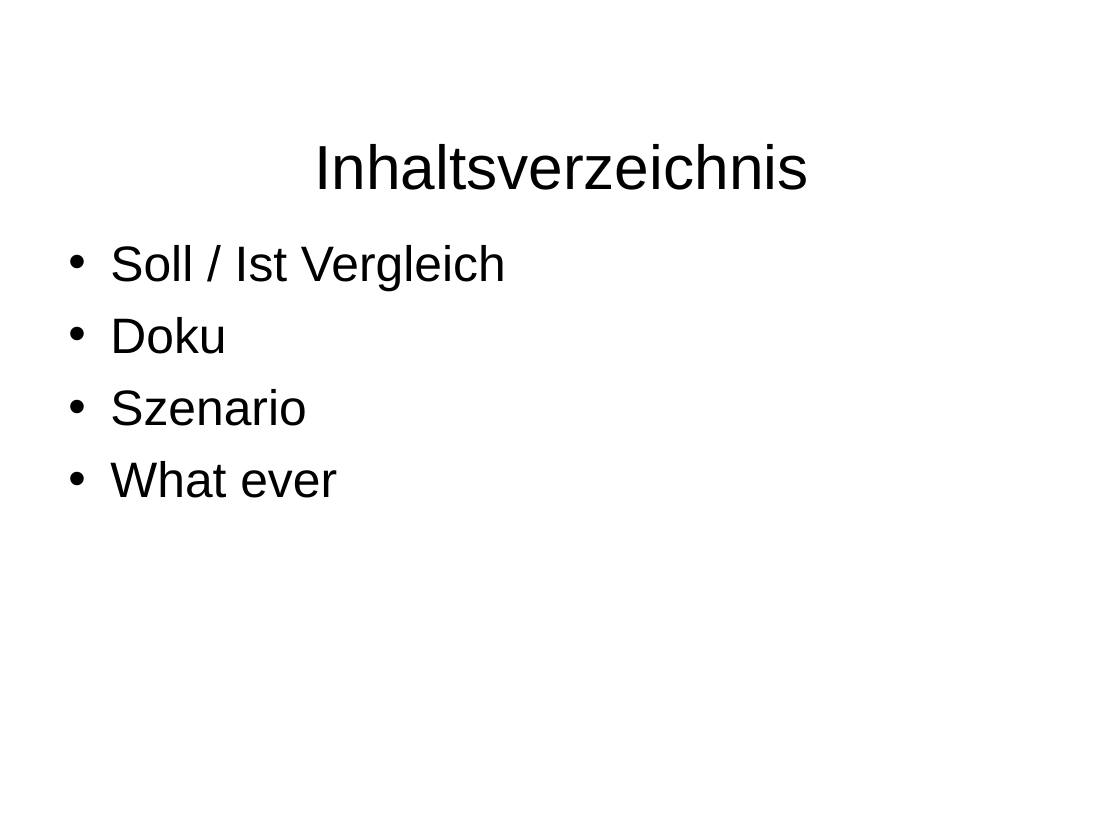
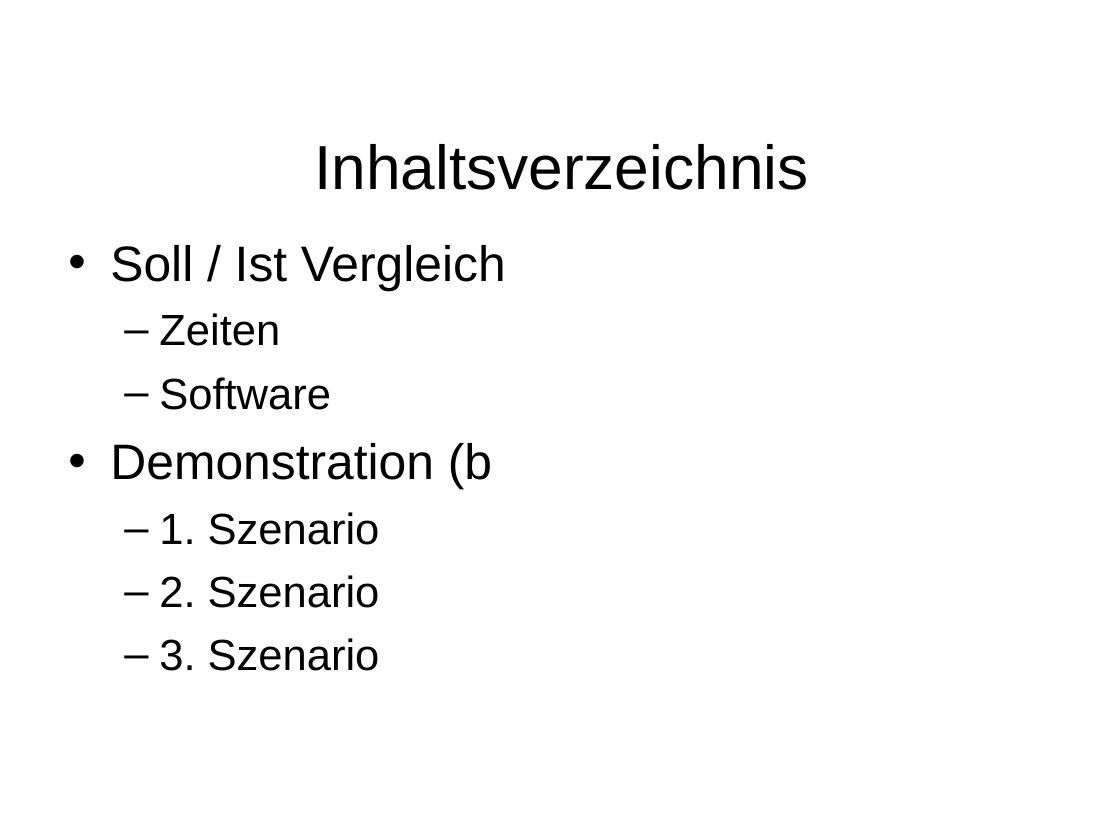
Before and after one commit to Professi/esta, a slide deck: slide 2 of docs/Präsentation/Elternsprechtagsapplikation(ESTA).ppt. Drawn at 1120x840 pixels with LibreOffice and Linux fonts; fonts in the diff are those of the drawing; background and template pictures are left out. Boxes give left, top, right and bottom in pixels: in the first picture for what was removed or moved away, otherwise in the second. Text is boxed around its words. In the diff, an @@ line names an element or a change of style, - is before the commit and + after.

Commit message:
#Update

```diff
--- a/docs/Präsentation/Elternsprechtagsapplikation(ESTA).ppt
+++ b/docs/Präsentation/Elternsprechtagsapplikation(ESTA).ppt
@@ text at bbox=[110, 313, 492, 671]: text changed; size 32 to 28 pt @@
-• Doku
-• Szenario
-• What ever
+  – Zeiten
+  – Software
+• Demonstration (b
+  – 1. Szenario
+  – 2. Szenario
+  – 3. Szenario
```
